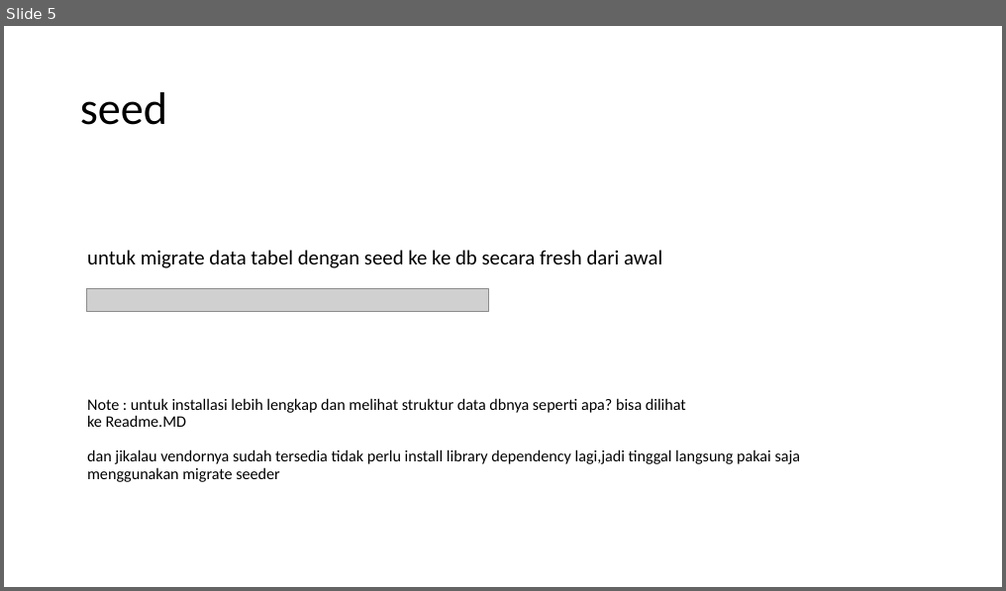
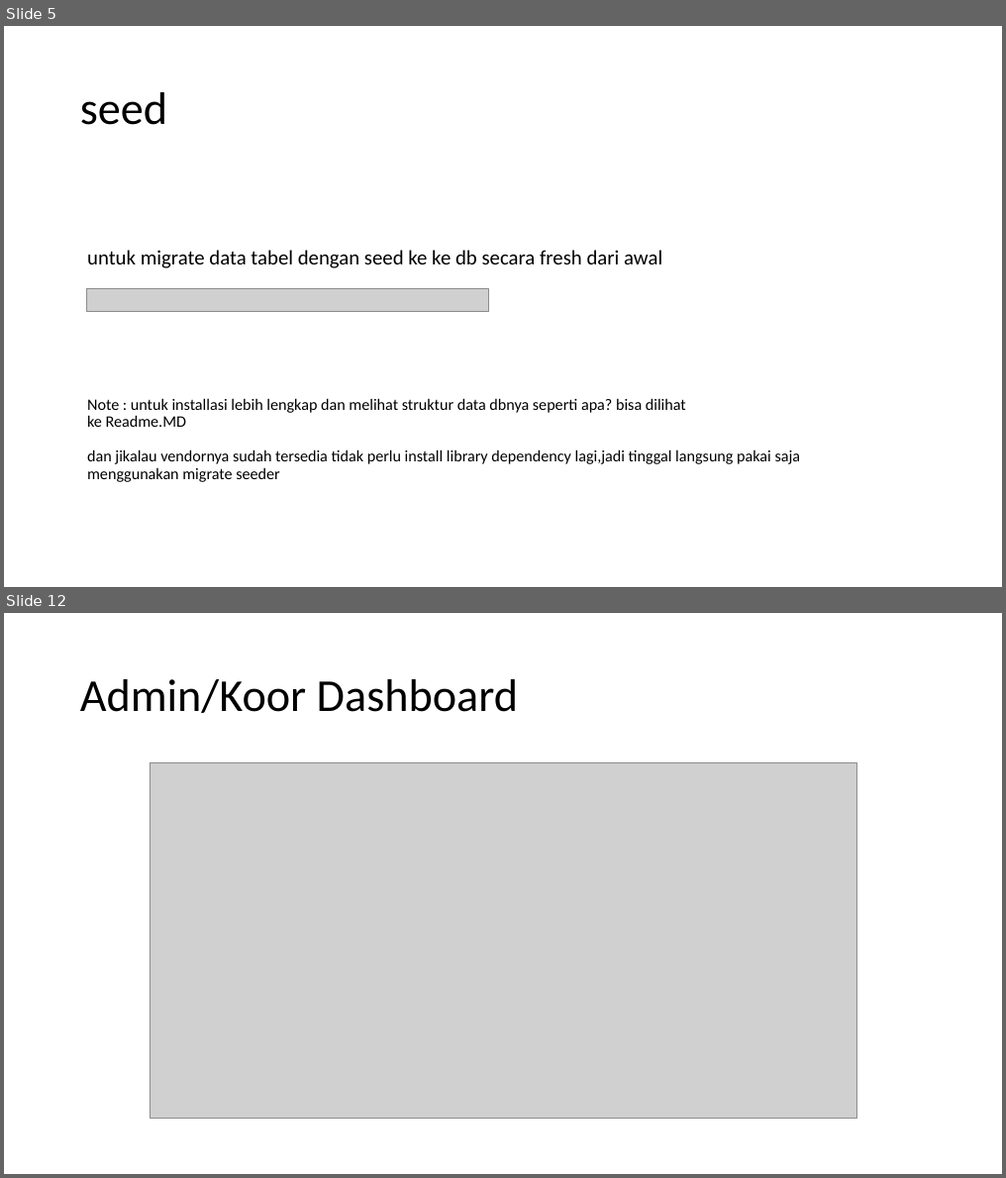
Before and after one commit to rulyce23/krs-app, a slide deck: Installation krs-app by ruly.pptx. Shown one above the other, each under a label of ours: slide 5 before the commit, slides 5 and 12 after it; the slides between them are not shown. The pictures are 1006x591 and 1006x1178 pixels, drawn with LibreOffice and Linux fonts; fonts in the diff are those of the drawing; grey boxes stand for pictures. Boxes give left, top, right and bottom in pixels: in the first picture for what was removed or moved away, otherwise in the second. Text is boxed around its words. In the diff, an @@ line names an element or a change of style, - is before the commit and + after.

```diff
--- a/Installation krs-app by ruly.pptx
+++ b/Installation krs-app by ruly.pptx
@@ slide 12 added at (4,613,1002,1174), background #FFFFFF @@
@@ title added at (80,679,518,713), 44 pt, text #000000 @@
+Admin/Koor Dashboard
@@ picture added at (150,762,856,1119) @@
```
Also in this commit, not shown: 10 other slides added.
